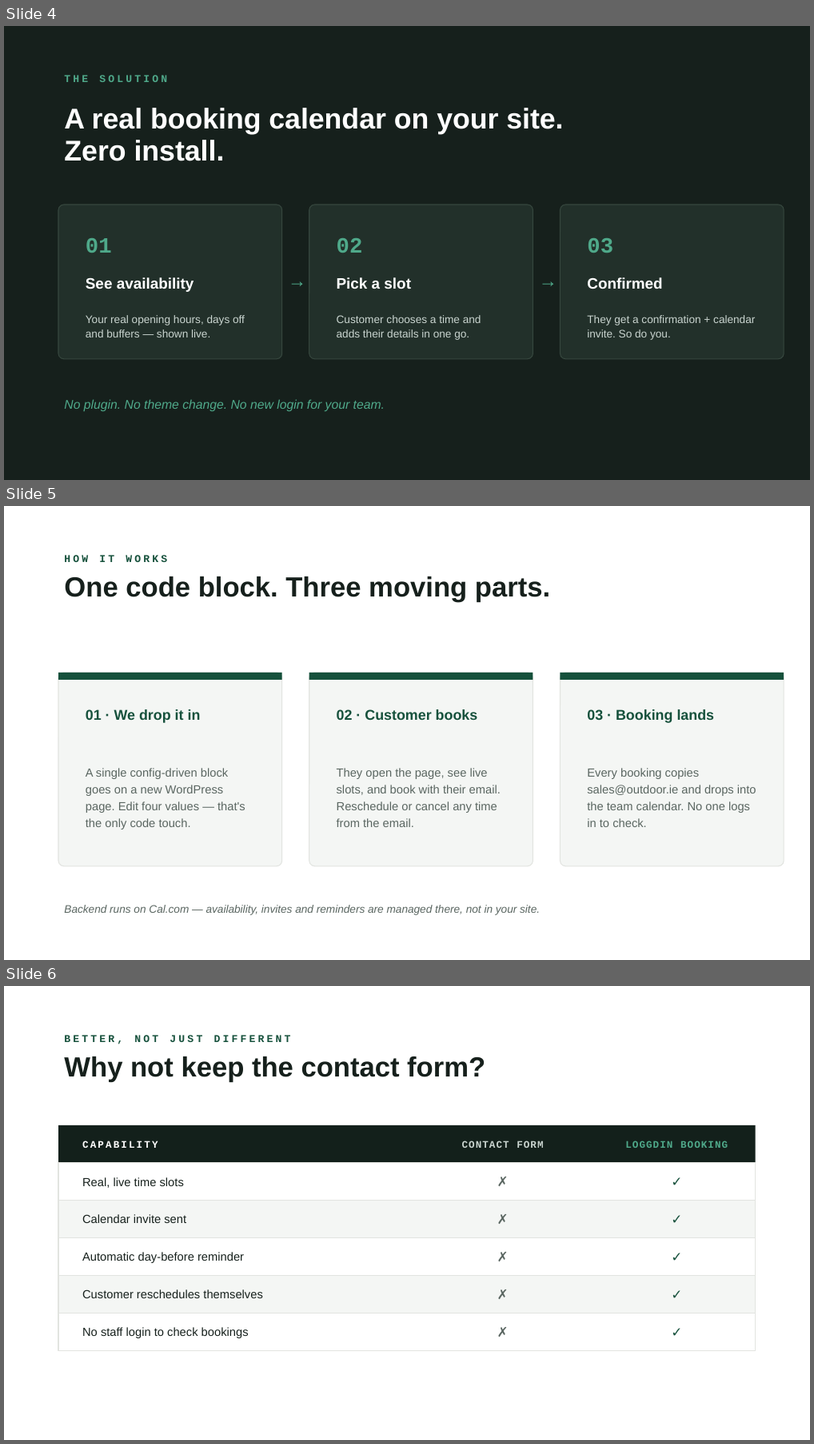
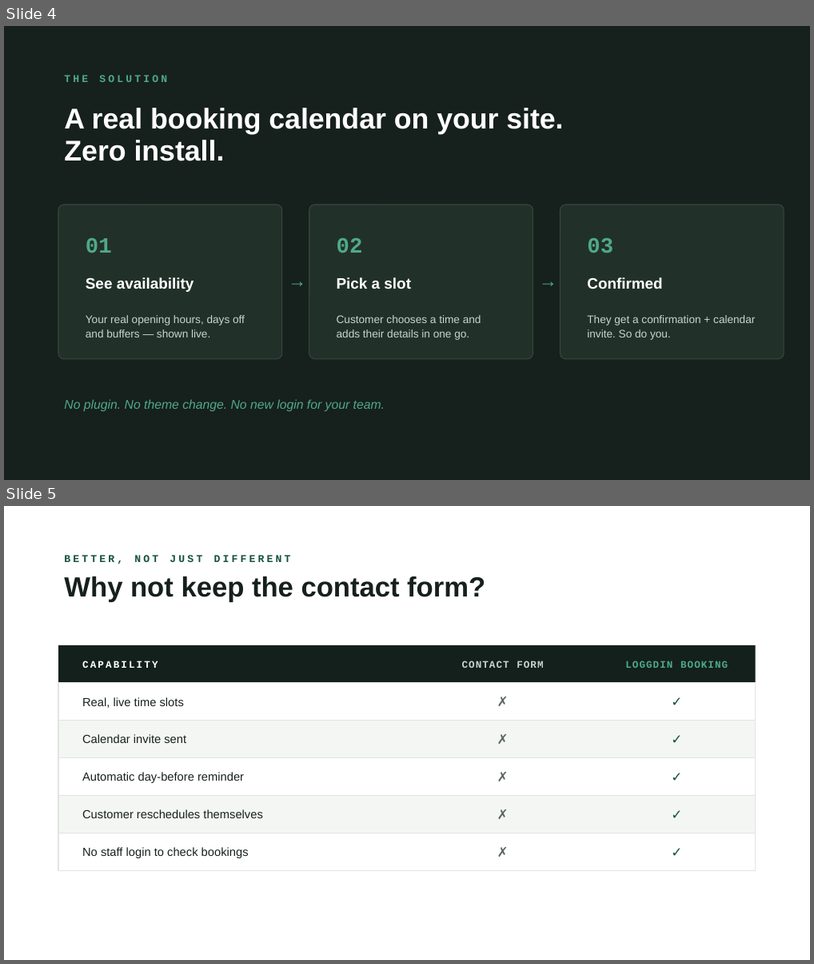
Before and after one commit to eskaaaaaay/outdoor-ie-booking, a slide deck: deck/outdoor-ie-booking-deck.pptx. Shown one above the other, each under a label of ours: slides 4, 5 and 6 before the commit, slides 4 and 5 after it. The pictures are 814x1444 and 814x964 pixels, drawn with LibreOffice and Linux fonts; fonts in the diff are those of the drawing. Boxes give left, top, right and bottom in pixels: in the first picture for what was removed or moved away, otherwise in the second. Text is boxed around its words. In the diff, an @@ line names an element or a change of style, - is before the commit and + after.

Commit message:
Remove How-it-works slide (deck now 10); clarify demo Cal link in README

```diff
--- a/deck/outdoor-ie-booking-deck.pptx
+++ b/deck/outdoor-ie-booking-deck.pptx
@@ slide 5 removed at <box>4,506,810,960</box>, background #FFFFFF @@
@@ text removed at <box>64,555,167,562</box> @@
-HOW IT WORKS
@@ text removed at <box>64,576,550,603</box> @@
-One code block. Three moving parts.
@@ rounded rectangle removed at <box>58,672,282,866</box> @@
@@ rectangle removed at <box>58,672,282,680</box> @@
@@ rounded rectangle removed at <box>310,672,534,866</box> @@
@@ rectangle removed at <box>310,672,534,680</box> @@
@@ rounded rectangle removed at <box>561,672,784,866</box> @@
@@ rectangle removed at <box>561,672,784,680</box> @@
@@ text removed at <box>86,709,201,723</box> @@
-01 · We drop it in
@@ text removed at <box>337,709,478,720</box> @@
-02 · Customer books
@@ text removed at <box>587,709,715,723</box> @@
-03 · Booking lands
@@ text removed at <box>86,768,246,829</box> @@
-A single config-driven block goes on a new WordPress page. Edit four values — that's the only code touch.
@@ text removed at <box>337,768,501,827</box> @@
-They open the page, see live slots, and book with their email. Reschedule or cancel any time from the email.
@@ text removed at <box>587,768,757,827</box> @@
-Every booking copies sales@outdoor.ie and drops into the team calendar. No one logs in to check.
@@ text removed at <box>64,904,540,915</box> @@
-Backend runs on Cal.com — availability, invites and reminders are managed there, not in your site.
@@ what was slide 6 is now slide 5 @@
```
Also in this commit, not shown: 10 other files.
